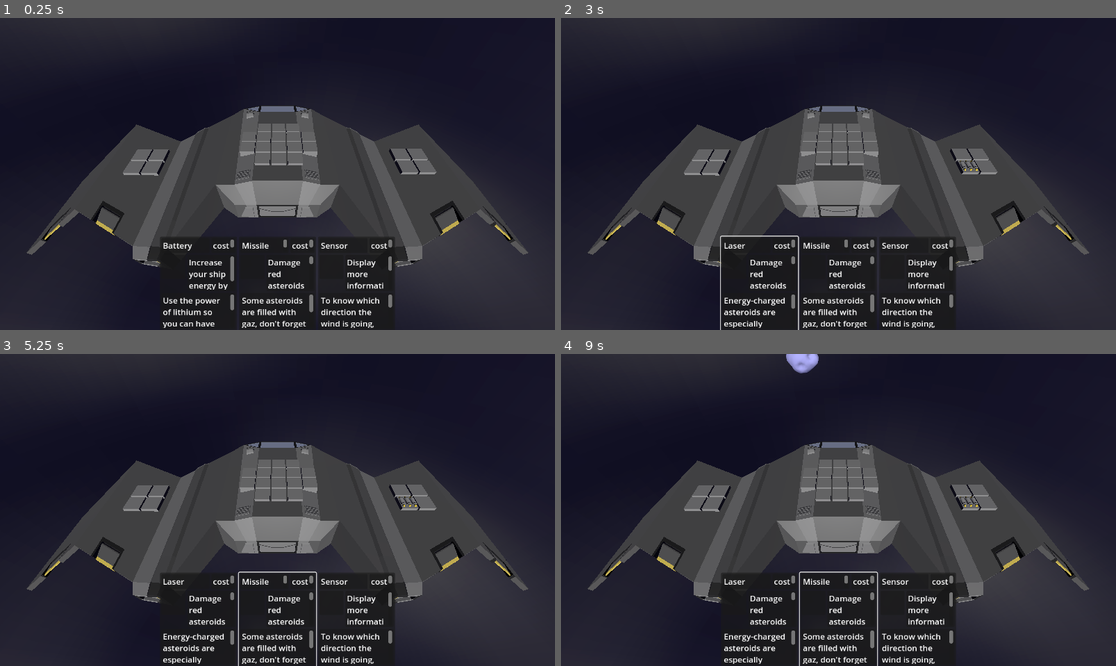
Above: before the commit, frames 1-4 (two rows, left to right).
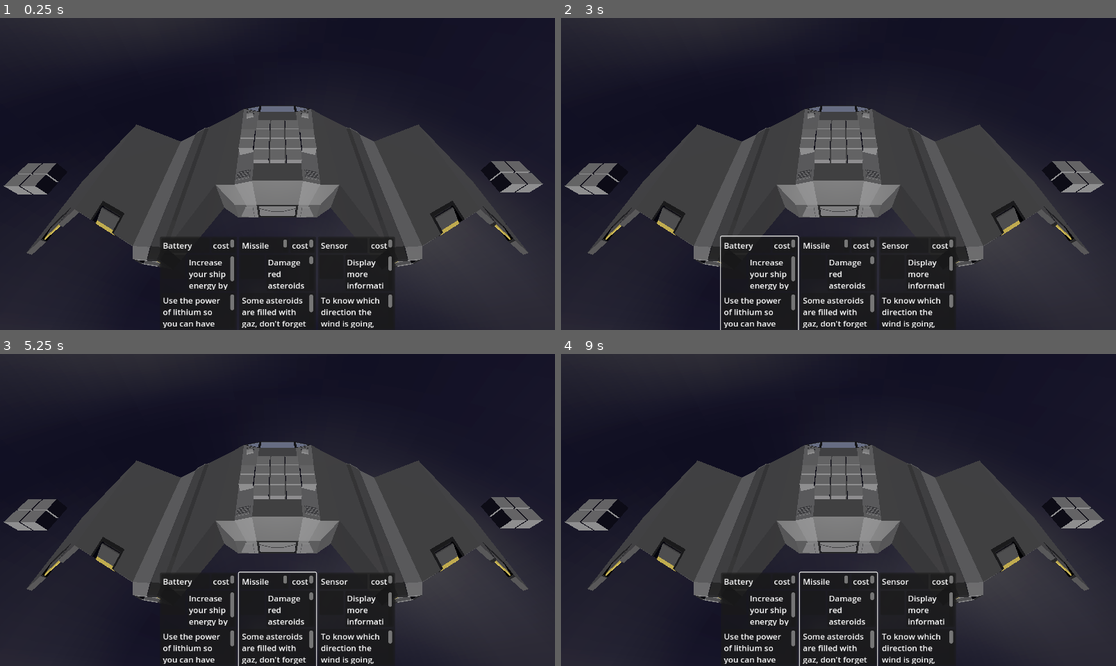
Above: after the commit, the same moments.

Repository: Xwilarg/LudumDare54
Game: Godot game, scene res://Scenes/Main.tscn
Same seed, same stepped clock (60 frames per second), same inputs: the game is played once before the commit and once after it. Video files are missing from this copy of the repository; at most half a second of black plays in their place.
Inputs (mouse positions are in pixels of both pictures, inside the frame that each line leads up to):
- Up to frame 1 (0.25 s): no input
- Up to frame 2 (3 s): click (760, 283) at 0.52 s; click (760, 283) at 1.27 s; click (760, 283) at 2.02 s; tap Enter at 2.75 s; move the mouse to (960, 158) at 2.77 s; click (960, 158) at 2.92 s
- Up to frame 3 (5.25 s): tap Space at 3.5, 5 s; move the mouse to (166, 525) at 3.52 s; click (166, 525) at 3.67 s; tap Enter at 4.25 s; move the mouse to (333, 441) at 4.27 s; click (333, 441) at 4.42 s; move the mouse to (249, 572) at 5.02 s; click (249, 572) at 5.17 s
- Up to frame 4 (9 s): tap Enter at 5.75 s; move the mouse to (1005, 556) at 5.77 s; click (1005, 556) at 5.92 s; tap Space at 6.5 s; move the mouse to (672, 463) at 6.52 s; click (672, 463) at 6.67 s; move the mouse to (866, 510) at 7.27 s; click (866, 510) at 7.42 s; move the mouse to (755, 432) at 8.02 s; click (755, 432) at 8.17 s; move the mouse to (960, 494) at 8.77 s; click (960, 494) at 8.92 s

The runs differ from the first frame. In frame 1, 3.0% of the frame differs, in the area x 0-98%, y 32-57%; in frame 2, 3.7%; in frame 3, 3.7%; in frame 4, 4.0%, in the area x 0-98%, y 0-100%.
Error before the commit: Invalid access to property or key 'current_weather' on a base object of type 'Nil'. (res://Scripts/GameManager.gd:40)
Error after the commit: Invalid access to property or key 'current_weather' on a base object of type 'Nil'. (res://Scripts/GameManager.gd:64)

Commit message:
Delete old grid code

Diff:
--- a/Scenes/GridManager.tscn
+++ /dev/null
@@ -1,7 +0,0 @@
-[gd_scene load_steps=2 format=3 uid="uid://b4fjvv8fuc723"]
-
-[ext_resource type="Script" path="res://Scripts/GridManager.gd" id="1_3uxqg"]
-
-[node name="GridManager" type="Node3D"]
-transform = Transform3D(1, 0, 0, 0, 1, 0, 0, 0, 1, 0, 3.66194, 1.73878)
-script = ExtResource("1_3uxqg")
--- a/Scenes/Spaceship.tscn
+++ b/Scenes/Spaceship.tscn
@@ -1,9 +1,8 @@
-[gd_scene load_steps=6 format=3 uid="uid://ci5aldt6ohxr5"]
+[gd_scene load_steps=5 format=3 uid="uid://ci5aldt6ohxr5"]
 
 [ext_resource type="Script" path="res://Scripts/Spaceship.gd" id="1_ilw26"]
 [ext_resource type="PackedScene" uid="uid://kv32663idxo7" path="res://Models/spaceship.glb" id="1_pfcka"]
 [ext_resource type="Script" path="res://Scripts/Grid.gd" id="3_n7wdy"]
-[ext_resource type="PackedScene" uid="uid://b4fjvv8fuc723" path="res://Scenes/GridManager.tscn" id="4_e4d1o"]
 
 [sub_resource type="BoxShape3D" id="BoxShape3D_at5ep"]
 size = Vector3(29.1789, 3.89488, 15.6638)
@@ -15,7 +14,7 @@
 transform = Transform3D(1, 0, 0, 0, 1, 0, 0, 0, 1, 0, -2.78701, 0)
 
 [node name="Grid" type="Node3D" parent="."]
-transform = Transform3D(1, 0, 0, 0, 1, 0, 0, 0, 1, 0.41, -0.590825, -0.295)
+transform = Transform3D(1, 0, 0, 0, 1, 0, 0, 0, 1, 0.247633, 0.409179, -1.387)
 script = ExtResource("3_n7wdy")
 raw_shape = ".XXX.
 XXXXX
@@ -34,10 +33,6 @@
 raw_shape = "XX
 XX"
 
-[node name="GridManager" parent="." node_paths=PackedStringArray("grid_ref") instance=ExtResource("4_e4d1o")]
-transform = Transform3D(1, 0, 0, 0, 1, 0, 0, 0, 1, 0, 1.24956, 0)
-grid_ref = [NodePath("../Grid"), NodePath("../Grid2"), NodePath("../Grid3")]
-
 [node name="StaticBody3D" type="StaticBody3D" parent="."]
 transform = Transform3D(1, 0, 0, 0, 1, 0, 0, 0, 1, 0, -2.78701, 0)
 
--- a/Scripts/GameManager.gd
+++ b/Scripts/GameManager.gd
@@ -1,7 +1,31 @@
 extends Node3D
 
+# GRIDS
+var _grids: Array[Grid]
+var grid_prefab = preload("res://Scenes/Slot.tscn")
+const _space = .1
+
+func instanciate_slots(g: Grid):
+	var lines = g.raw_shape.replace("\r", "").split("\n")
+	var zLen = len(lines)
+	for z in range(zLen):
+		var xLen = len(lines[z])
+		for x in range(xLen):
+			if (lines[z][x] == 'X'):
+				var elem = grid_prefab.instantiate()
+				elem.global_position = Vector3(
+					g.global_position.x - (xLen + (xLen - 1) * _space) / 2.0 + x + (_space * x),
+					g.global_position.y,
+					g.global_position.z - (zLen + (zLen - 1) * _space) / 2.0 + z + (_space * z)
+				)
+				g.add_child(elem)
+
+func register_grid(g: Grid):
+	_grids.append(g)
+	instanciate_slots(g)
+# END GRIDS
+
 var _buttons: Array[CardUI]
-var _gridManager: Array[GridManager]
 @export var _deck: JSON
 
 var _cards: Array[Card]
@@ -118,35 +142,7 @@
 		if len(result) > 0: # If we clicked on a slot...
 			# print(result)
 			var isDone = false
-			for gm in _gridManager:
-				for grid in gm.grid_ref:
-					if grid.on_grid(result.collider.global_position):
-						# ... we place it on the grid
 
-						var grid_position = grid.world_position_to_grid_position(result.collider.global_position)
-						var world_position = grid.grid_position_to_world_position(grid_position)
-
-						# print(result.collider.global_position)
-						# print(grid_position)
-						# print(world_position)
-
-						var insertable = grid.is_shape_placable(_selected_card.shape, Vector2i(0, 0), grid_position)
-						# print(insertable)
-						if insertable:
-							var item = _selected_card.model.instantiate()
-							CardManager.register_item(ItemCard.new(_selected_card, item))
-							add_child(item)
-							grid.add_item_at_grid_position(item, _selected_card.shape, Vector2i(0, 0), grid_position)
-							var t = result.collider.global_position
-							item.global_position = Vector3(item.global_position.x, t.y + .5, item.global_position.z)
-							# print("It's magic time")
-							update_button(current_button)
-							isDone = true
-						break
-					else:
-						pass# print("Magic is gone booo")
-				if isDone:
-					break
 
 		# We unselect the card
 		hintObject.queue_free()
--- a/Scripts/Grid.gd
+++ b/Scripts/Grid.gd
@@ -1,189 +1,8 @@
 extends Node
+
+class_name Grid
 
 @export_multiline var raw_shape: String
 
-var shape: PackedStringArray
-
-var placed_items: Dictionary # Dict[Variable2i, [AItem, shape, anchor]]
-
-var nrows: int
-var ncols: int
-
-var slot_size: Vector3
-var inter_space: float
-
-# Called when the node enters the scene tree for the first time.
 func _ready():
-	set_grid_shape_from_raw_string()
-
-func set_grid_shape_from_raw_string() -> void:
-	shape = raw_shape.replace("\r", "").split("\n")
-	nrows = len(shape)
-	ncols = len(shape[0])
-
-func map(callable: Callable):
-	if not shape:
-		set_grid_shape_from_raw_string()
-	for y in range(nrows):
-		for x in range(ncols):
-			if (shape[y][x] == 'X'):
-				callable.call(x, y, ncols, nrows, self.position)
-
-func map_items(callable: Callable):
-	for item_anchor in placed_items.values():
-		callable.call(item_anchor[0])
-
-func get_grid_center_global_position() -> Vector3:
-	return self.global_position
-
-func world_position_to_grid_position(world_position: Vector3) -> Vector2i:
-	var origin = self.global_position - (Vector3(inter_space, 0, inter_space) * Vector3(ncols - 1, 0, nrows - 1) + Vector3(ncols , 0, nrows) * slot_size) / 2
-	var world_relative_coordinate = world_position - origin
-
-	var row = world_relative_coordinate[2] / (slot_size[2] + inter_space)
-	var col = world_relative_coordinate[0] / (slot_size[0] + inter_space)
-
-	var error_return_value = Vector2i(-1, -1)
-
-	if row >= nrows:
-		return error_return_value
-	if col >= ncols:
-		return error_return_value
-	if row < 0:
-		return error_return_value
-	if col < 0:
-		return error_return_value
-	return Vector2i(row, col)
-
-func grid_position_to_world_position(index_position: Vector2i) -> Vector3:
-	# compute (0, 0) position
-	var pos = self.position
-	var gpos = self.global_position
-	var origin = self.global_position - (Vector3(inter_space, 0, inter_space) * Vector3(ncols - 1, 0, nrows - 1) + Vector3(ncols , 0, nrows) * slot_size) / 2
-	return origin + Vector3(index_position[1], 0, index_position[0]) * (slot_size + Vector3(inter_space, 0, inter_space))
-
-func on_grid(world_position: Vector3) -> bool:
-	return world_position_to_grid_position(world_position)[0] > -1
-
-
-func get_enclosing_rectangle(input_shape, input_anchor, input_position) -> Array[Vector2i]:
-	var top_left = input_position - input_anchor
-	var bottom_right = top_left + Vector2i(len(input_shape) - 1, len(input_shape[0]) - 1)
-	return [top_left, bottom_right]
-
-func is_shape_placable(input_shape: PackedStringArray, shape_anchor_position: Vector2i, position_index: Vector2i) -> bool:
-	# first, check if the rectangle is fitting
-	var input_nrows = len(input_shape)
-	var input_ncols = len(input_shape[0])
-
-	# top left corner in grid position
-	var input_rectangle = get_enclosing_rectangle(input_shape, shape_anchor_position, position_index)
-
-	if input_rectangle[0][0] < 0 or input_rectangle[0][1] < 0:
-		return false
-
-	# bottom right corner in grid position
-	if input_rectangle[1][0] >= self.nrows or input_rectangle[1][1] >= self.ncols:
-		return false
-
-	# now, check that each elements have fitting "X"
-	for row in range(input_nrows):
-		for col in range(input_ncols):
-			# must all be "X" or "." at the same times
-			var coord_row = input_rectangle[0][0] + row
-			var coord_col =  input_rectangle[0][1] + col
-			if input_shape[row][col] == '.': continue
-			print("[CG] Registered input " + input_shape[row][col] + " at ("  + str(coord_row) + ";" + str(coord_col) + ")")
-			if input_shape[row][col] != self.shape[coord_row][coord_col]:
-				print("[CG] Item placement failed: " + input_shape[row][col] + " != " + self.shape[coord_row][coord_col])
-				return false
-
-	for item in placed_items.keys():
-		var item_nrows = len(placed_items[item][1])
-		var item_ncols = len(placed_items[item][1][0])
-		for irow in range(item_nrows):
-			for icol in range(item_ncols):
-				for row in range(input_nrows):
-					for col in range(input_ncols):
-						var coord_row = input_rectangle[0][0] + row
-						var coord_col =  input_rectangle[0][1] + col
-						if coord_row == item.x + irow and coord_col == item.y + icol:
-							if placed_items.has(item):
-								print("[CG] Attemped to place an element that collides with " + placed_items[item][0].name)
-								print("[CG] Collision input/" + placed_items[item][0].name + ": " + str(coord_row) + " == " + str(item.x) + " + " + str(irow) + " and " + str(coord_col) + " == " + str(item.y) + " + " + str(icol))
-								CardManager.delete_item(placed_items[item][0])
-								placed_items[item][0].queue_free()
-								placed_items.erase(item)
-
-	# if we pass all the checks, we are good to go !
-	# TODO: check if there is another object here
-	return true
-
-
-func placed_item_has_element_in_rectangle(
-	placed_item_shape: PackedStringArray, placed_rectangle: Array[Vector2i],
-	input_item_shape: PackedStringArray, input_rectangle: Array[Vector2i]
-) -> bool:
-	# rectangles coordinates are relatives to the super enclosing shape that contains the rectangles
-	# first, translate rectangle positions for input_item in the placed_item plane
-	var translation_vector = placed_rectangle[0]
-	placed_rectangle = [placed_rectangle[0] - translation_vector, placed_rectangle[1] - translation_vector]
-	input_rectangle = [input_rectangle[0] - translation_vector, input_rectangle[1] - translation_vector]
-
-	# check that the input_rectangle as at least one element in the placed_rectangle
-	# input_rectangle too far to the right
-	if input_rectangle[0][0] > placed_rectangle[1][0]:
-		return false
-	# input_rectangle too far to the left
-	if input_rectangle[1][0] < 0:
-		return false
-	# input_rectangle under
-	if input_rectangle[0][1] > placed_rectangle[1][1]:
-		return false
-	# input_rectangle on top
-	if input_rectangle[1][1] < 0:
-		return false
-
-	# now we have at least one element in common, time to loop
-
-	for x in range(placed_rectangle[1][0]):
-		for y in range(placed_rectangle[1][1]):
-			# first, check that this coordinate is ok for input_shape
-			var input_x = input_rectangle[0][0] + x
-			var input_y = input_rectangle[0][1] + y
-			if input_x >= 0 and input_x <= input_rectangle[1][0] and input_y >= 0 and input_y <= input_rectangle[1][1]:
-				# then if both equals "X" : it's a match
-				if placed_item_shape[x][y] == "X" and input_item_shape[input_x][input_y] == "X":
-					return true
-
-	# here the only left solution was that all overlapping positions where "." for one and/or the other
-	return false
-
-
-# check that you can insert before calling this function
-func add_item_at_grid_position(input_item: Node3D, input_item_shape: PackedStringArray, input_item_shape_anchor: Vector2i, position_index: Vector2i) -> void:
-	# first, get the top left and bottom right indexes of the inserted shape
-	var input_rectangle = get_enclosing_rectangle(input_item_shape, input_item_shape_anchor, position_index)
-
-	# for each items that have at least one element of their shape inside the shape, we remove it
-	for placed_item_grid_position in placed_items.duplicate():
-		var placed_item_shape: PackedStringArray = placed_items[placed_item_grid_position][1]
-		var placed_item_anchor: Vector2i = placed_items[placed_item_grid_position][2]
-		var placed_rectangle: Array[Vector2i] = get_enclosing_rectangle(placed_item_shape, placed_item_anchor, placed_item_grid_position)
-
-		#if placed_item_has_element_in_rectangle(placed_item_shape, placed_rectangle, input_item_shape, input_rectangle):
-		#	placed_items.erase(placed_item_grid_position)
-		#	CardManager.delete_item(placed_items[placed_item_grid_position][0])
-		#	placed_items[placed_item_grid_position][0].queue_free()
-
-
-	placed_items[position_index] = [input_item, input_item_shape, input_item_shape_anchor]
-	# place item at its position:
-	var world_anchor_position = grid_position_to_world_position(position_index)
-	var world_zero_coordinates = world_anchor_position - Vector3(len(input_item_shape)/2.0 , 0, len(input_item_shape[0])/2.0)
-	input_item.global_position = world_anchor_position
-
-
-func add_item_at_world_position(input_item: Node3D, input_item_shape: PackedStringArray, input_item_shape_anchor: Vector2i, world_position: Vector3) -> void:
-	var grid_position: Vector2i = world_position_to_grid_position(world_position)
-	add_item_at_grid_position(input_item, input_item_shape, input_item_shape_anchor, grid_position)
+	GameManager.register_grid(self)
--- a/Scripts/GridManager.gd
+++ /dev/null
@@ -1,24 +0,0 @@
-extends Node3D
-
-class_name GridManager
-
-const _prefab = preload("res://Scenes/Slot.tscn")
-const _space = .1
-
-@export var grid_ref: Array[Node]
-
-func _ready():
-	for grid in grid_ref:
-		grid.map(Callable(self, "instanciate_slots"))
-		grid.slot_size = Vector3.ONE
-		grid.inter_space  = _space
-	get_node("/root/GameManager")._gridManager.append(self)
-
-func instanciate_slots(x: float, z: float, xLen: int, zLen: int, grid_local_position: Vector3):
-	var elem = _prefab.instantiate()
-	elem.global_position = Vector3(
-		grid_local_position.x - (xLen + (xLen - 1) * _space) / 2.0 + x + (_space * x),
-		grid_local_position.y,
-		grid_local_position.z - (zLen + (zLen - 1) * _space) / 2.0 + z + (_space * z)
-	)
-	add_child(elem)
